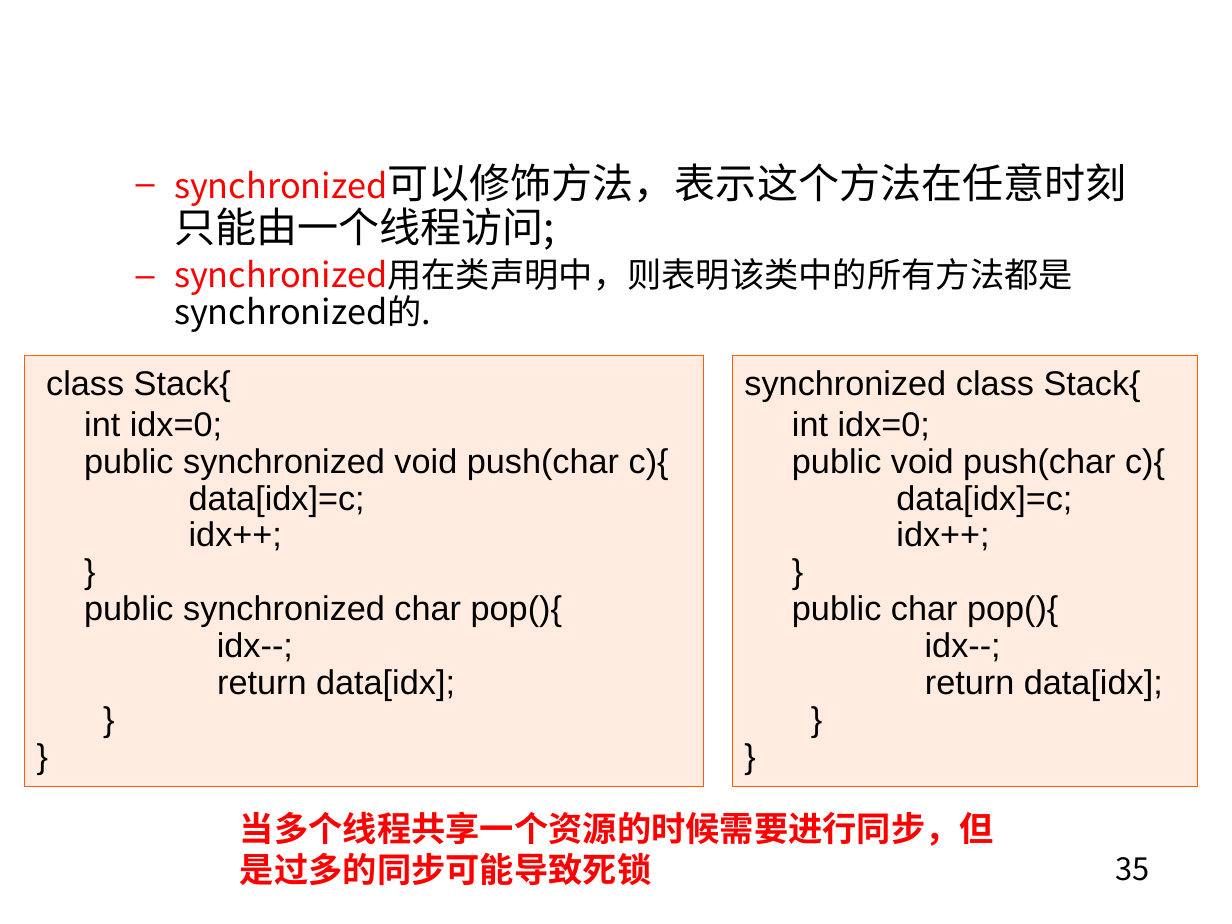
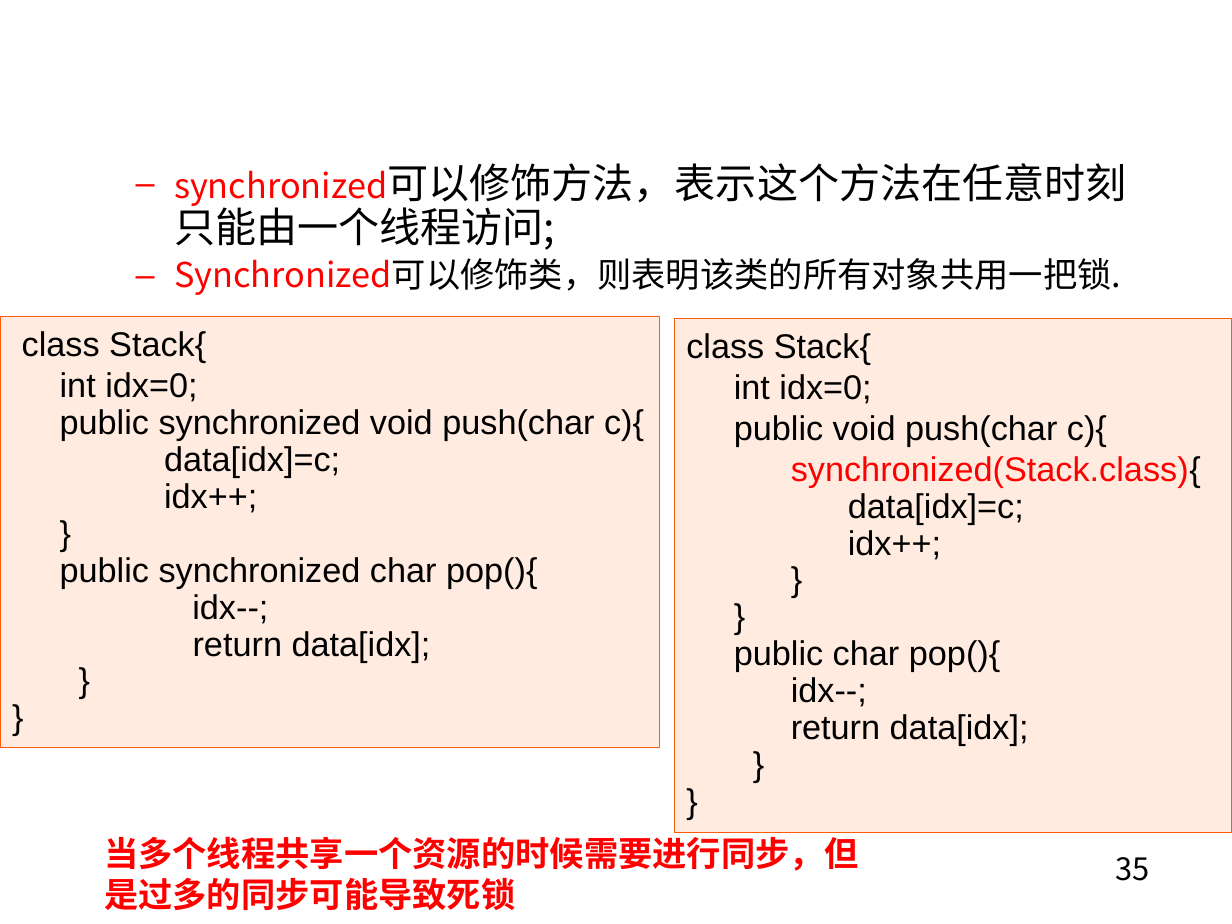
Before and after one commit to edu2act/course-JavaSE-Android, a slide deck: slide 35 of ch15/第15章 线程和多线程.pptx. Drawn at 1232x924 pixels with LibreOffice and Linux fonts; fonts in the diff are those of the drawing; background and template pictures are left out. Boxes give left, top, right and bottom in pixels: in the first picture for what was removed or moved away, otherwise in the second. Text is boxed around its words. In the diff, an @@ line names an element or a change of style, - is before the commit and + after.

```diff
--- a/ch15/第15章 线程和多线程.pptx
+++ b/ch15/第15章 线程和多线程.pptx
@@ text at (174, 258, 1121, 295): text changed @@
-  – synchronized用在类声明中，则表明该类中的所有方法都是synchronized的.
+  – Synchronized可以修饰类，则表明该类的所有对象共用一把锁.
@@ rectangle "class Stack{": place and size @@
-rectangle "class Stack{" at (25, 355, 703, 786)
+rectangle "class Stack{" at (0, 317, 659, 748)
@@ text in rectangle at (674, 318, 1232, 832): paragraph added @@
+}
@@ rectangle "class Stack{": place and size @@
-rectangle "class Stack{" at (732, 355, 1198, 786)
+rectangle "class Stack{" at (674, 318, 1232, 832)
@@ text in rectangle at (686, 333, 871, 364): text changed @@
-synchronized class Stack{
+class Stack{
@@ text in rectangle at (734, 415, 1107, 447): line spacing 0.9 to 1 @@
@@ text in rectangle at (791, 456, 1201, 488): paragraph added @@
+synchronized(Stack.class){
@@ text "当多个线程共享一个资源的时候需要进行同步，但是过多的同步可能导致死锁" rewrapped from (240, 811, 994, 885) to (104, 832, 858, 910) @@
```
Also in this commit, not shown: 1 other slide changed.
